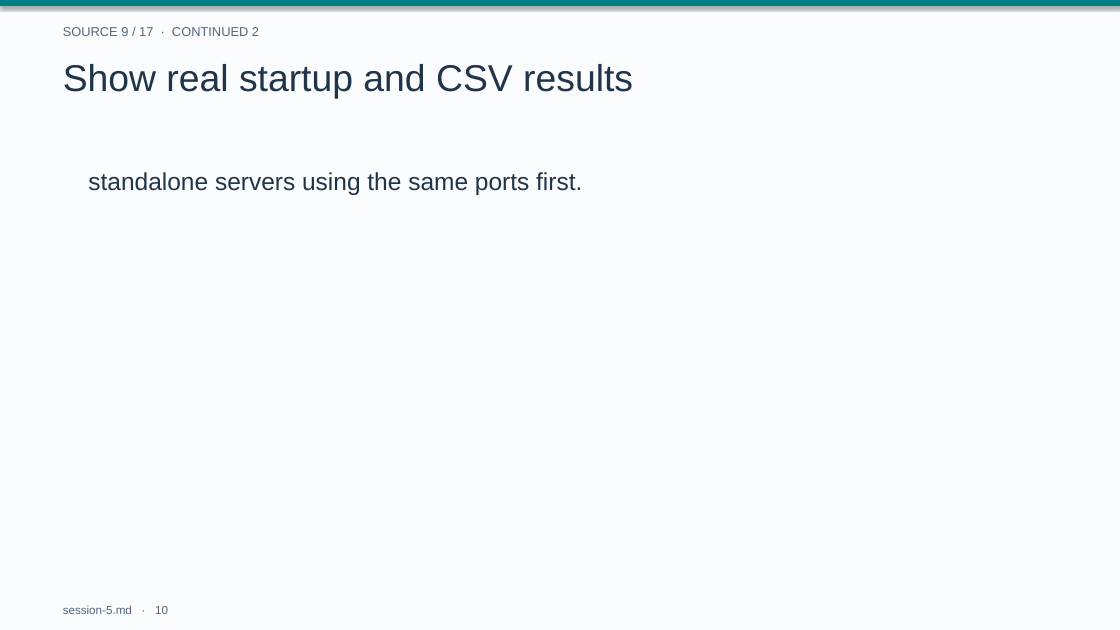
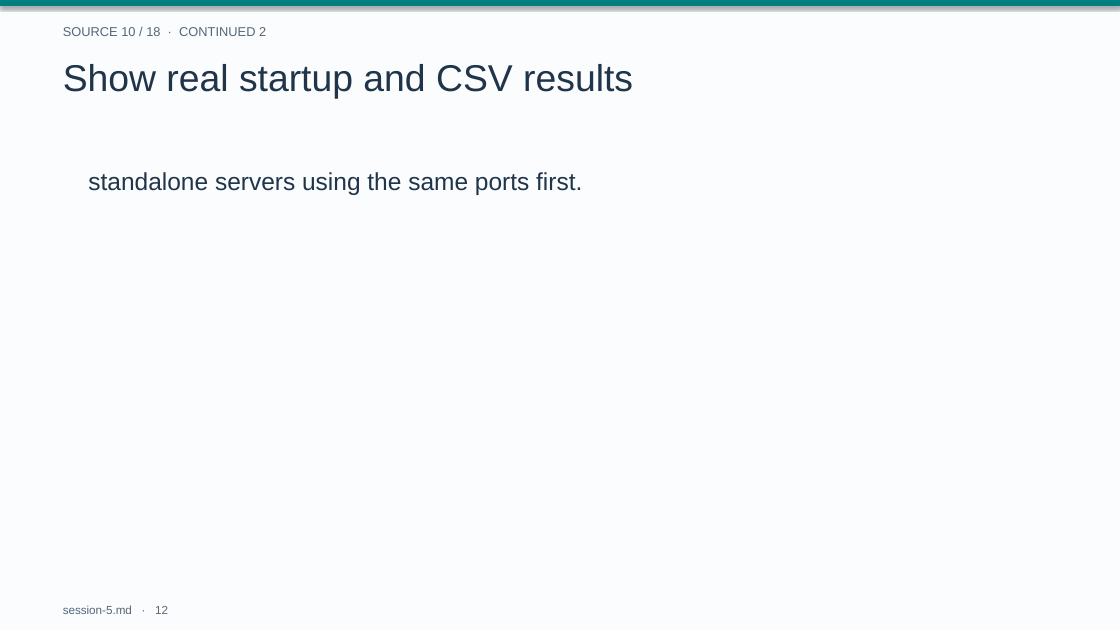
Before and after one commit to drweihungpan-lab/3R-teaching, a slide deck: slide 12 of materials/slides/session-5.pptx (slide 10 before the commit). Drawn at 1120x630 pixels with LibreOffice and Linux fonts; fonts in the diff are those of the drawing. Boxes give left, top, right and bottom in pixels: in the first picture for what was removed or moved away, otherwise in the second. Text is boxed around its words. In the diff, an @@ line names an element or a change of style, - is before the commit and + after.

```diff
--- a/materials/slides/session-5.pptx
+++ b/materials/slides/session-5.pptx
@@ text at (x1=63, y1=27, x2=266, y2=36): text changed @@
-SOURCE 9 / 17 · CONTINUED 2
+SOURCE 10 / 18 · CONTINUED 2
@@ text at (x1=63, y1=605, x2=168, y2=614): text changed @@
-session-5.md · 10
+session-5.md · 12
```
Also in this commit, not shown: 18 other slides changed, 2 slides added, 2 other files.
